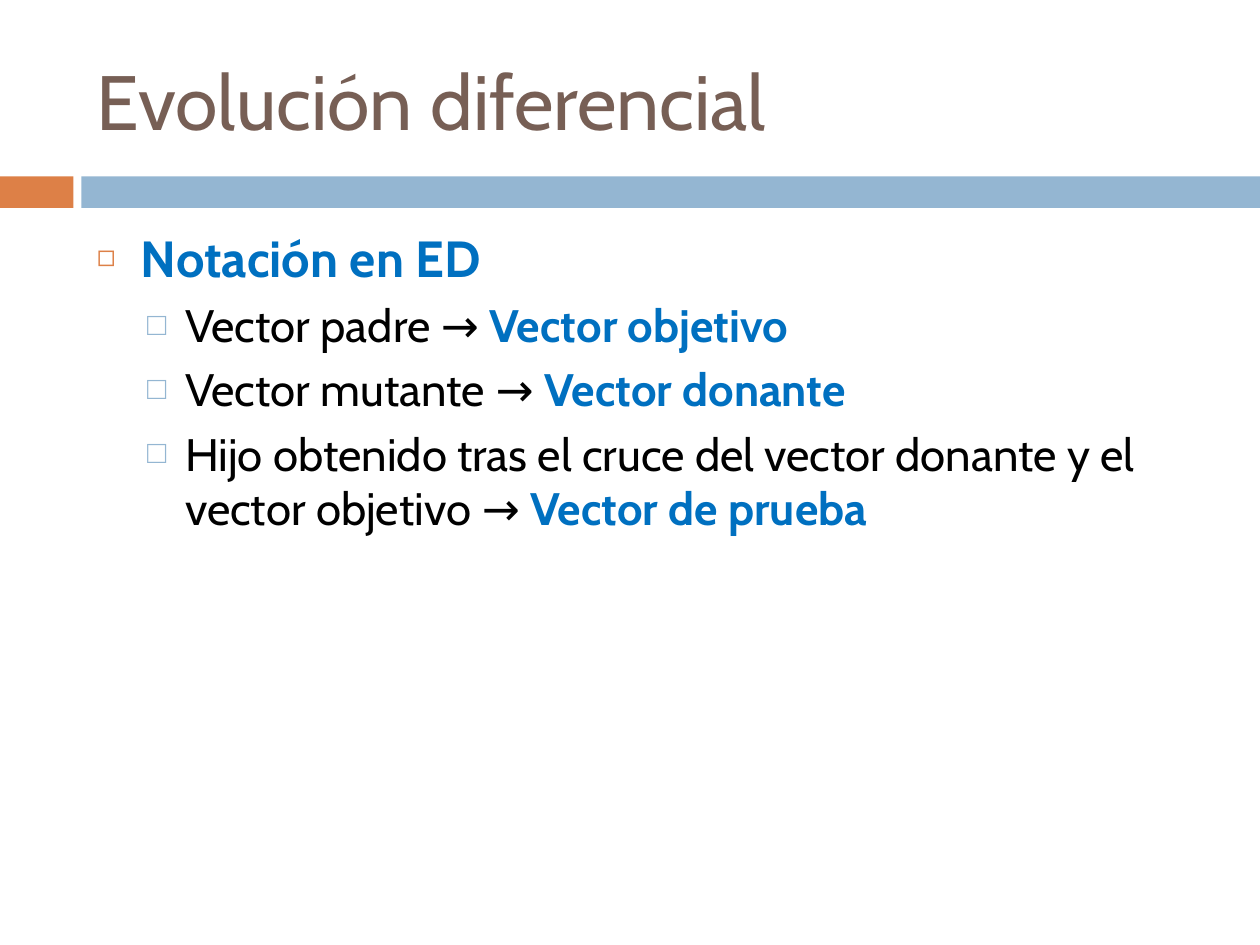
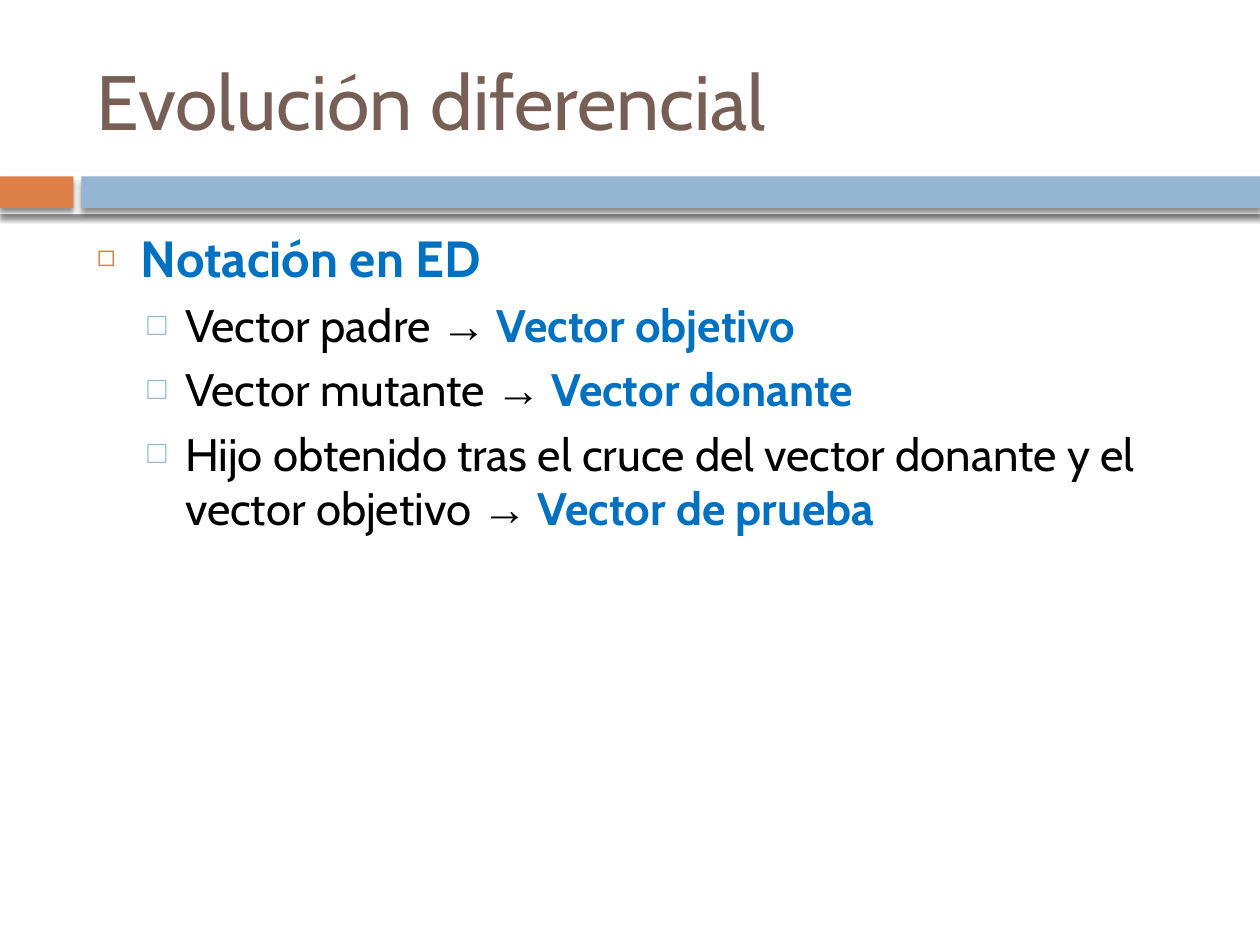
Before and after one commit to cristinaojer/TFG, a slide deck: slide 37 of doc/PSO_DE.pptx. Drawn at 1260x945 pixels with LibreOffice and Linux fonts; fonts in the diff are those of the drawing. Boxes give left, top, right and bottom in pixels: in the first picture for what was removed or moved away, otherwise in the second. Text is boxed around its words. In the diff, an @@ line names an element or a change of style, - is before the commit and + after.

```diff
--- a/doc/PSO_DE.pptx
+++ b/doc/PSO_DE.pptx
@@ rectangle at bbox=[0, 176, 73, 208]: shadow on @@
@@ rectangle added at bbox=[0, 170, 1260, 214], fill #FFFFFF @@
@@ rectangle at bbox=[82, 176, 1260, 208]: shadow on @@
@@ text at bbox=[185, 308, 1134, 536]: font Cabin to Arial in "→", "→", "→" @@
```
Also in this commit, not shown: 53 other slides changed, 12 slides added, 12 slides removed, 39 other files.
